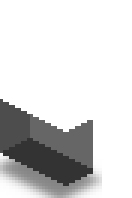
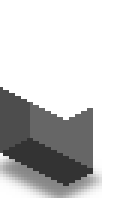
Layers edited between the first and the second 132×198 image:
painted on "Top half" over (3, 90, 93, 132)
painted on "Side" over (30, 102, 93, 114)
painted on "Front" over (0, 87, 21, 99)
